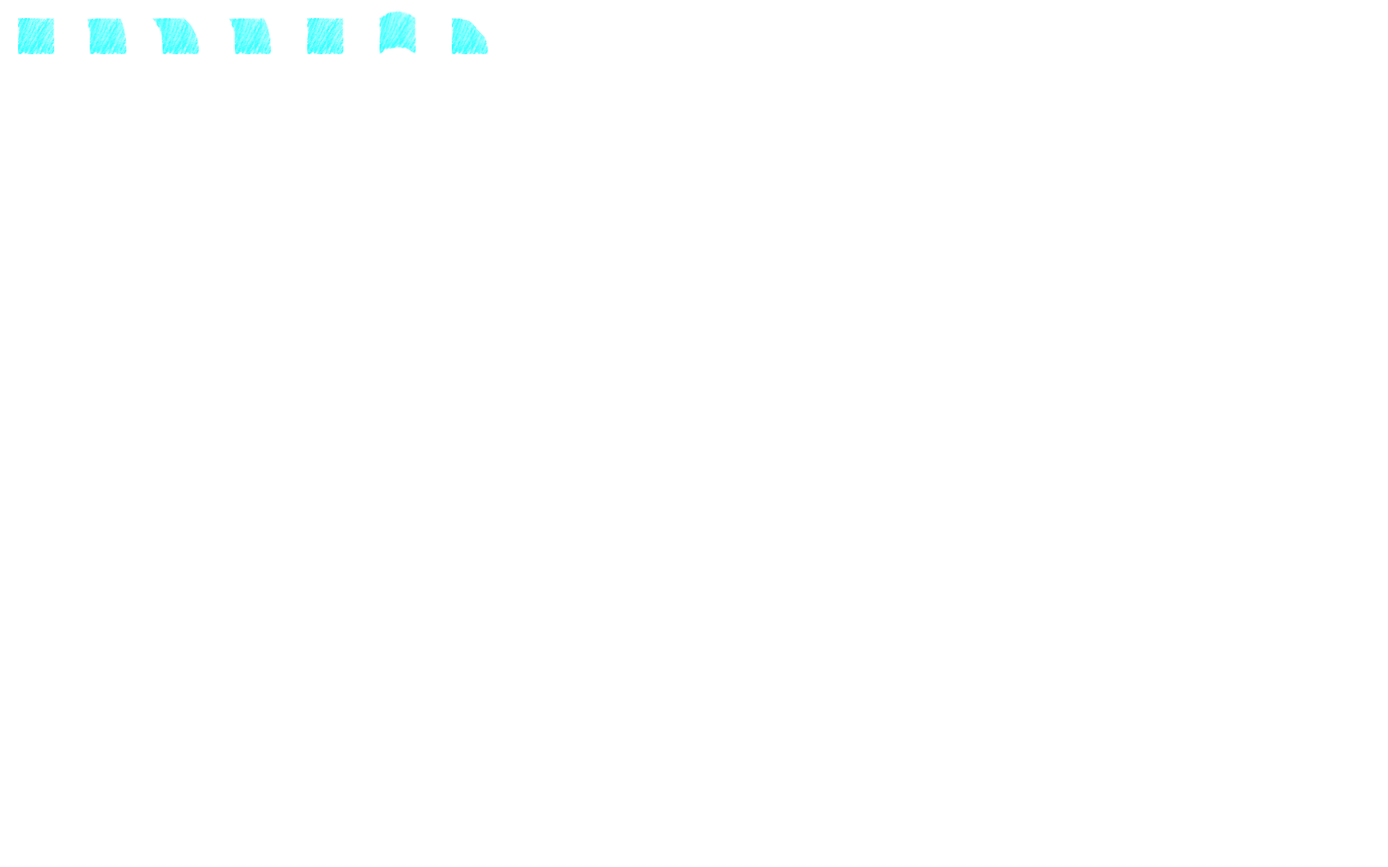
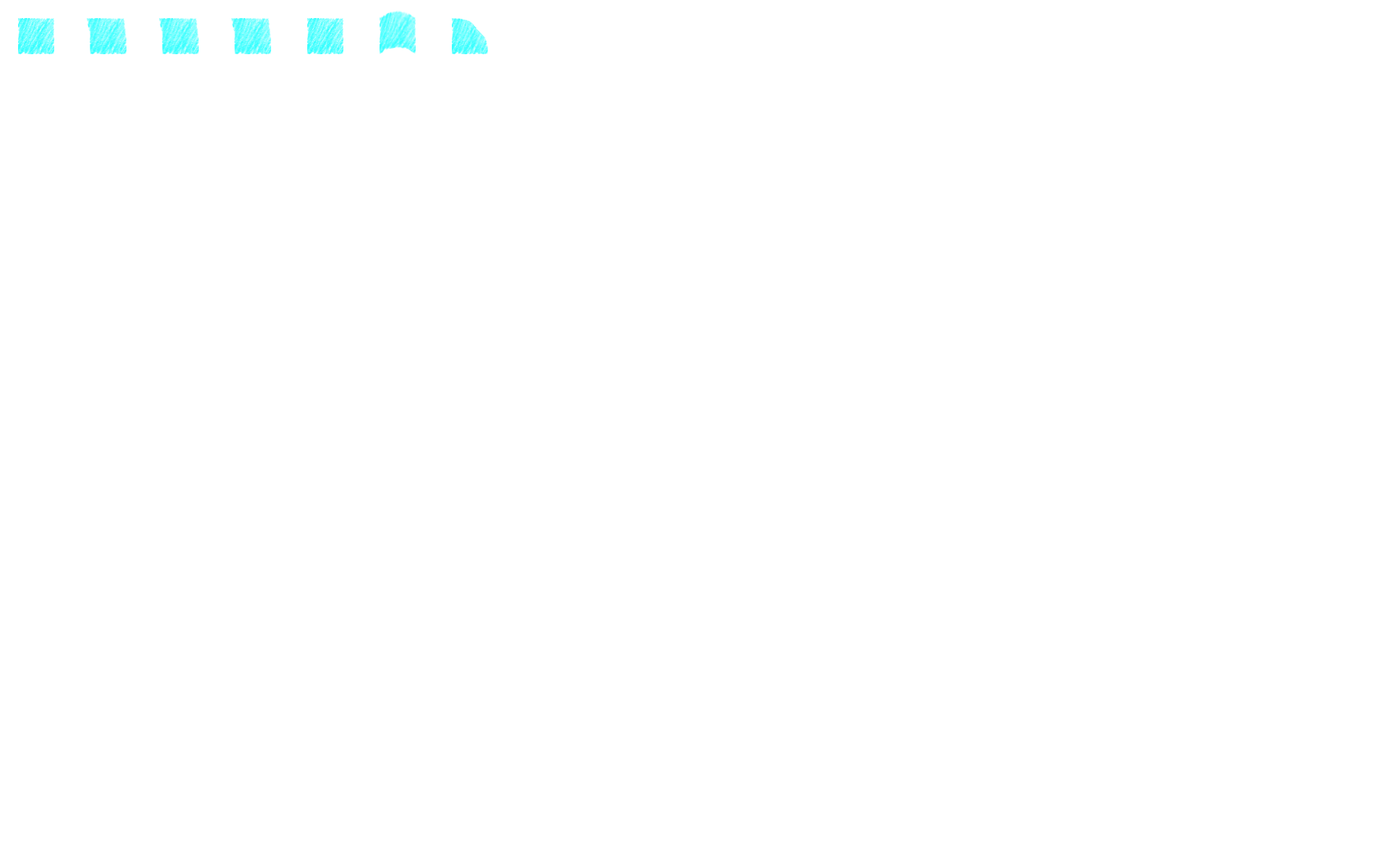
Two versions of the same layered image (1388x867). Layer-by-layer changes:
painted on "图层 1" over (86, 17, 272, 55)
